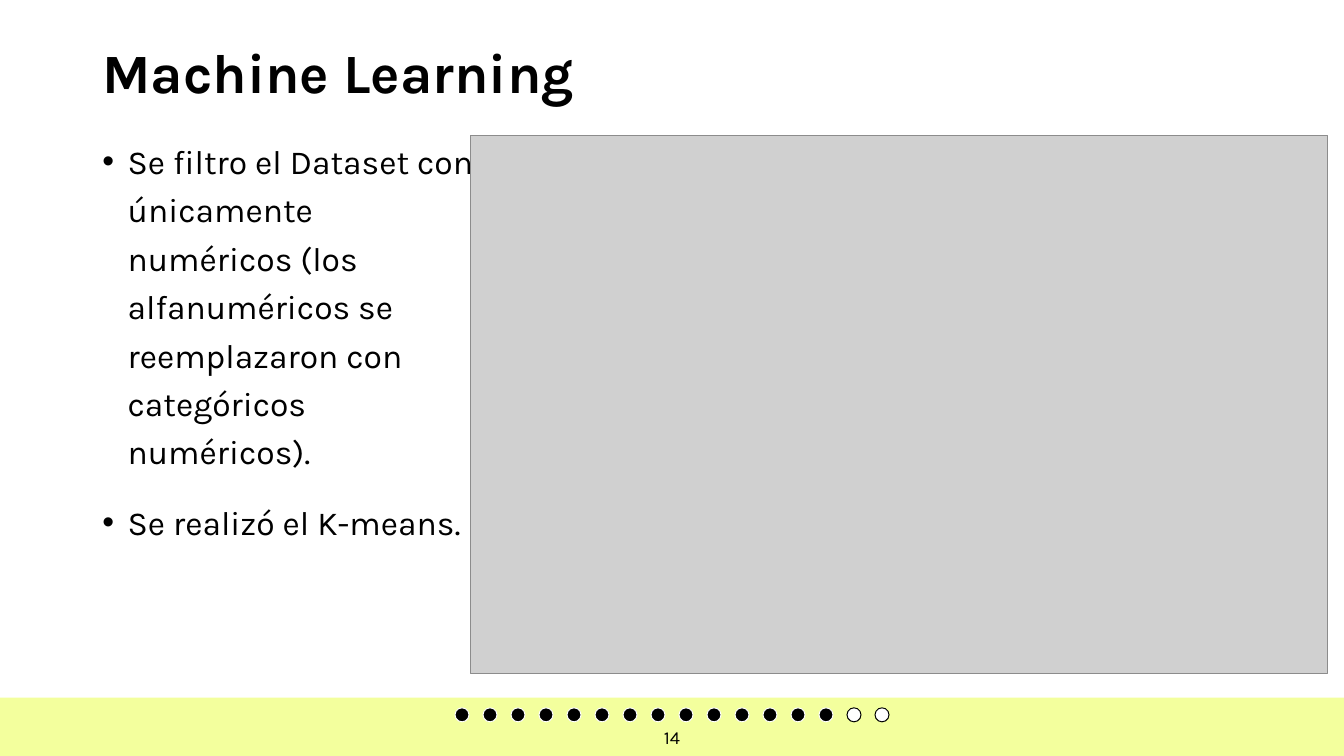
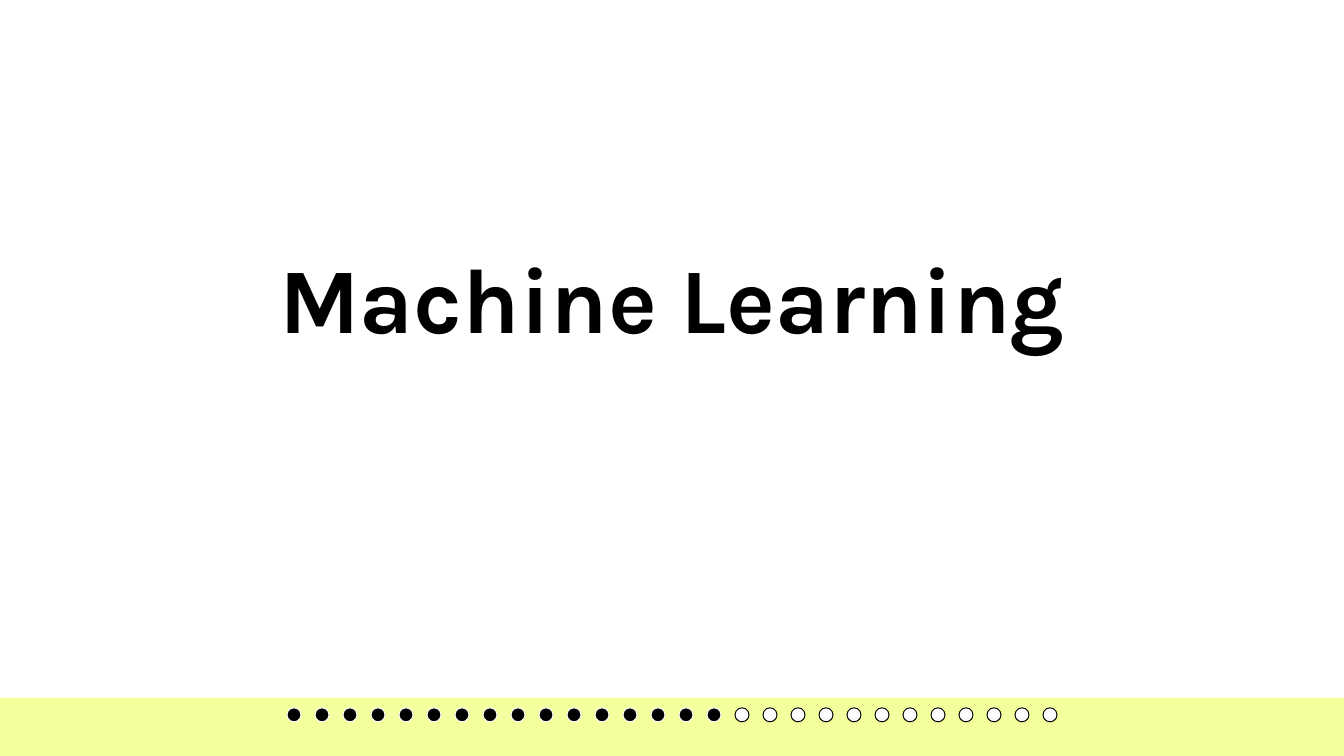
Before and after one commit to JoseChirif/Estudios-y-empleabilidad-Encuesta-kaggle, a slide deck: slide 16 of Estudios y empleabilidad.pptx (slide 14 before the commit). Drawn at 1344x756 pixels with LibreOffice and Linux fonts; fonts in the diff are those of the drawing; grey boxes stand for pictures; background and template pictures are left out. Boxes give left, top, right and bottom in pixels: in the first picture for what was removed or moved away, otherwise in the second. Text is boxed around its words. In the diff, an @@ line names an element or a change of style, - is before the commit and + after.

```diff
--- a/Estudios y empleabilidad.pptx
+++ b/Estudios y empleabilidad.pptx
@@ text removed at <box>128,144,473,536</box> @@
-• Se filtro el Dataset con únicamente numéricos (los alfanuméricos se reemplazaron con categóricos numéricos).
-• Se realizó el K-means.
@@ picture removed at <box>470,135,1328,674</box> @@
@@ title "Machine Learning": place and size @@
-title "Machine Learning" at <box>102,53,573,106</box>
+title "Machine Learning" at <box>279,267,1065,354</box>
@@ title "Machine Learning" at <box>279,267,1065,354</box>: size 39.6 to 66 pt; alignment left to centre @@
@@ ellipse added at <box>287,708,301,722</box>, fill #000000, outline #FFFFFF 0.71 pt @@
@@ ellipse added at <box>315,708,329,722</box>, fill #000000, outline #FFFFFF 0.71 pt @@
@@ ellipse added at <box>343,708,357,722</box>, fill #000000, outline #FFFFFF 0.71 pt @@
@@ ellipse added at <box>371,708,385,722</box>, fill #000000, outline #FFFFFF 0.71 pt @@
@@ ellipse added at <box>399,708,413,722</box>, fill #000000, outline #FFFFFF 0.71 pt @@
@@ ellipse added at <box>427,708,442,722</box>, fill #000000, outline #FFFFFF 0.71 pt @@
@@ fill #000000 to #FFFFFF; outline #FFFFFF 0.71 pt to #000000 0.71 pt in 4 elements at <box>735,708,749,722</box>, <box>763,708,777,722</box>, <box>791,708,806,722</box>, <box>819,708,833,722</box> @@
@@ ellipse added at <box>903,708,918,722</box>, fill #FFFFFF, outline #000000 0.71 pt @@
@@ ellipse added at <box>932,708,946,722</box>, fill #FFFFFF, outline #000000 0.71 pt @@
@@ ellipse added at <box>959,708,973,722</box>, fill #FFFFFF, outline #000000 0.71 pt @@
@@ ellipse added at <box>987,708,1001,722</box>, fill #FFFFFF, outline #000000 0.71 pt @@
@@ ellipse added at <box>1015,708,1029,722</box>, fill #FFFFFF, outline #000000 0.71 pt @@
@@ ellipse added at <box>1044,708,1058,722</box>, fill #FFFFFF, outline #000000 0.71 pt @@
@@ page number removed at <box>664,732,680,744</box> @@
-14
```
Also in this commit, not shown: 15 other slides changed, 13 slides added, 1 slide removed, 2 other files.
